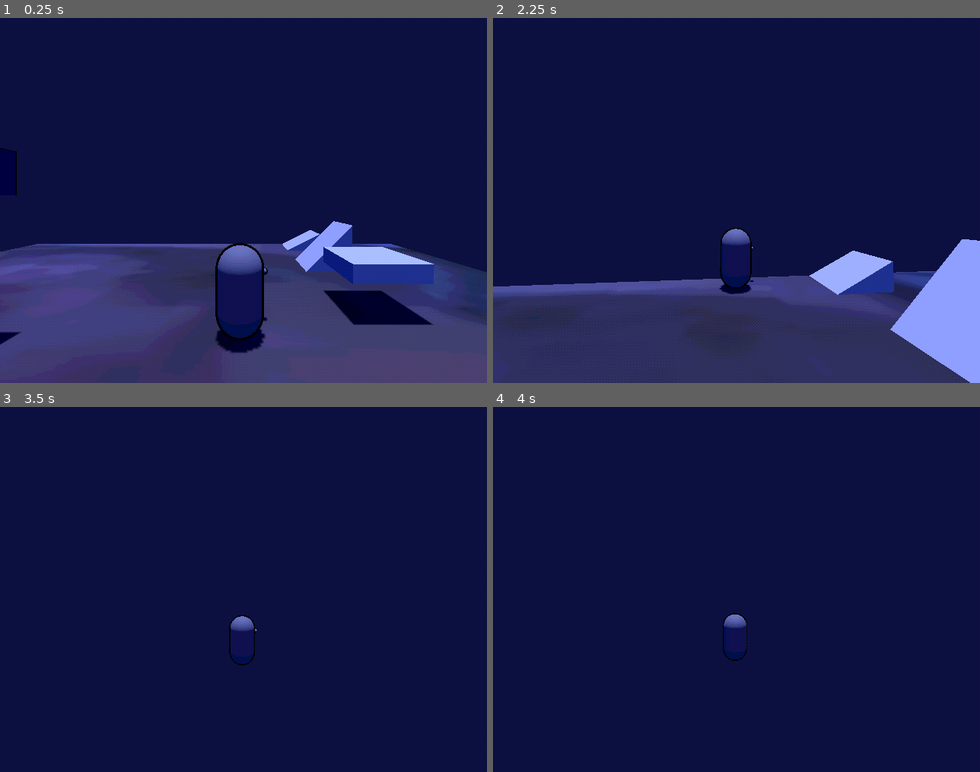
Above: before the commit, frames 1-4 (two rows, left to right).
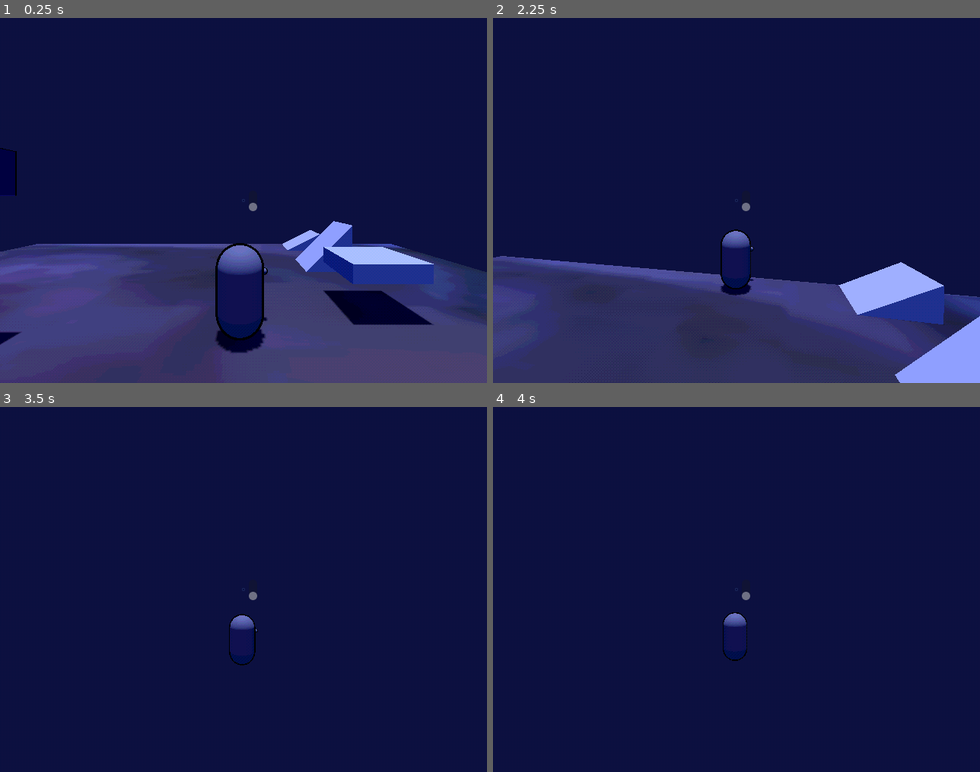
Above: after the commit, the same moments.

Repository: EwamEwam/Yr12GodotEwanOllie
Game: Godot game, scene res://Scenes/Level/World.tscn
The game is run twice, just before and just after one commit, with the same random seed, the same clock (stepped at 60 frames per second) and the same inputs.
Inputs (mouse positions are in pixels of both pictures, inside the frame that each line leads up to):
- Up to frame 1 (0.25 s): no input
- Up to frame 2 (2.25 s): move the mouse to (760, 200) at 0.52 s; hold Alt (Alt) 0.53-1.28 s; hold W (Up) from 0.53 s (still down); tap E (E) at 0.8, 1.35 s; move the mouse to (712, 200) at 1.27 s; click (712, 200) at 1.55 s; move the mouse to (746, 193) at 2.02 s; press the mouse at (746, 193) at 2.03 s
- Up to frame 3 (3.5 s): keep holding W (Up); tap Alt (Alt) at 2.3, 2.85 s; move the mouse to (238, 596) at 2.77 s; release the mouse at (238, 596) at 2.78 s; tap E (E) at 3.05 s
- Up to frame 4 (4 s): keep holding W (Up); move the mouse to (775, 593) at 3.52 s; hold E (E) from 3.53 s (still down); click (775, 593) at 3.8 s

The runs differ from the first frame. In frame 1, less than 0.1% of the frame differs, in the area x 49-53%, y 49-53%; in frame 2, 12%, in the area x 0-100%, y 49-100%; in frame 3, 0.1%; in frame 4, less than 0.1%.

Commit message:
Improved the throwing mechanics

Diff:
--- a/dumb-things-in-deep-water/Scenes/Characters/enemy.tscn
+++ b/dumb-things-in-deep-water/Scenes/Characters/enemy.tscn
@@ -1,6 +1,6 @@
 [gd_scene load_steps=5 format=3 uid="uid://4elvwkl063ne"]
 
-[ext_resource type="Script" path="res://Scenes/Characters/enemy.gd" id="1_lsx3x"]
+[ext_resource type="Script" uid="uid://0nmnl5dxtpwx" path="res://Scripts/Characters/enemy.gd" id="1_lsx3x"]
 
 [sub_resource type="StandardMaterial3D" id="StandardMaterial3D_j51ow"]
 albedo_color = Color(1, 0.227451, 0, 1)
--- a/dumb-things-in-deep-water/Scenes/Characters/player.tscn
+++ b/dumb-things-in-deep-water/Scenes/Characters/player.tscn
@@ -49,7 +49,9 @@
 height = 0.5
 
 [node name="Player" type="CharacterBody3D" groups=["Player"]]
-visible = false
+slide_on_ceiling = false
+platform_on_leave = 2
+platform_floor_layers = 4294967040
 script = ExtResource("1_3etf2")
 
 [node name="Collision" type="CollisionShape3D" parent="."]
--- a/dumb-things-in-deep-water/Scenes/Level/World.tscn
+++ b/dumb-things-in-deep-water/Scenes/Level/World.tscn
@@ -1,10 +1,11 @@
-[gd_scene load_steps=22 format=4 uid="uid://dobik07wuoko6"]
+[gd_scene load_steps=23 format=4 uid="uid://dobik07wuoko6"]
 
 [ext_resource type="Material" uid="uid://dlmex6cutmye0" path="res://Scripts/World/World_Material.tres" id="1_w7klp"]
 [ext_resource type="Texture2D" uid="uid://blqfqlxdrwusi" path="res://Assets/Textures/Joesph_Mcfarland.jpg" id="2_37drw"]
 [ext_resource type="PackedScene" uid="uid://c4wqxs7funv7h" path="res://Scenes/Characters/player.tscn" id="3_rdphb"]
 [ext_resource type="PackedScene" uid="uid://culqao60nt1mv" path="res://Scenes/Props/Placeholder(1).tscn" id="4_37drw"]
-[ext_resource type="Script" uid="uid://bkmwodo6s0oum" path="res://Scenes/Level/World.gd" id="6_va6n7"]
+[ext_resource type="PackedScene" uid="uid://baocn3lc445ff" path="res://Scenes/Misc/hud.tscn" id="6_nbqfg"]
+[ext_resource type="Script" uid="uid://bkmwodo6s0oum" path="res://Scripts/World/World.gd" id="6_va6n7"]
 
 [sub_resource type="NavigationMesh" id="NavigationMesh_rdphb"]
 vertices = PackedVector3Array(-12, -0.757901, -12, -12, -0.757901, 12, 12, -0.757901, 12, 12, -0.757901, -12)
@@ -140,7 +141,7 @@
 [sub_resource type="ConcavePolygonShape3D" id="ConcavePolygonShape3D_va6n7"]
 data = PackedVector3Array(-1, -1, -1, 1, -1, 1, 1, -1, -1, -1, -1, -1, -1, -1, 1, 1, -1, 1, 1, -1, -1, 1, 1, 1, 1, 1, -1, 1, -1, -1, 1, -1, 1, 1, 1, 1, -1, -1, 1, 1, 1, -1, 1, 1, 1, -1, -1, 1, -1, -1, -1, 1, 1, -1, 1, 1, 1, 1, -1, 1, -1, -1, 1, 1, -1, -1, 1, 1, -1, -1, -1, -1)
 
-[node name="Test" type="Node"]
+[node name="Main" type="Node"]
 
 [node name="SubViewportContainer" type="SubViewportContainer" parent="."]
 offset_right = 640.0
@@ -214,9 +215,25 @@
 
 [node name="Player" parent="SubViewportContainer/SubViewport" instance=ExtResource("3_rdphb")]
 transform = Transform3D(1, 0, 0, 0, 1, 0, 0, 0, 1, 2, 1, -2)
-visible = true
 
 [node name="Props" type="Node3D" parent="SubViewportContainer/SubViewport"]
 
 [node name="Box_Prop" parent="SubViewportContainer/SubViewport/Props" instance=ExtResource("4_37drw")]
 transform = Transform3D(1, 0, 0, 0, 1, 0, 0, 0, 1, -3.64156, 4.11621, -0.974679)
+
+[node name="Box_Prop2" parent="SubViewportContainer/SubViewport/Props" instance=ExtResource("4_37drw")]
+transform = Transform3D(1, 0, 0, 0, 1, 0, 0, 0, 1, -3.64156, 4.11621, 0.585712)
+
+[node name="Box_Prop3" parent="SubViewportContainer/SubViewport/Props" instance=ExtResource("4_37drw")]
+transform = Transform3D(1, 0, 0, 0, 1, 0, 0, 0, 1, -3.64156, 4.11621, 2.20336)
+
+[node name="Box_Prop4" parent="SubViewportContainer/SubViewport/Props" instance=ExtResource("4_37drw")]
+transform = Transform3D(1, 0, 0, 0, 1, 0, 0, 0, 1, -3.64156, 5.39029, 1.25854)
+
+[node name="Box_Prop5" parent="SubViewportContainer/SubViewport/Props" instance=ExtResource("4_37drw")]
+transform = Transform3D(1, 0, 0, 0, 1, 0, 0, 0, 1, -3.64156, 5.46187, -0.273219)
+
+[node name="Box_Prop6" parent="SubViewportContainer/SubViewport/Props" instance=ExtResource("4_37drw")]
+transform = Transform3D(1, 0, 0, 0, 1, 0, 0, 0, 1, -3.64156, 6.99363, 0.528449)
+
+[node name="HUD" parent="." instance=ExtResource("6_nbqfg")]
--- a/dumb-things-in-deep-water/Scenes/Misc/hud.tscn
+++ b/dumb-things-in-deep-water/Scenes/Misc/hud.tscn
@@ -1,3 +1,21 @@
-[gd_scene format=3 uid="uid://baocn3lc445ff"]
+[gd_scene load_steps=3 format=3 uid="uid://baocn3lc445ff"]
+
+[ext_resource type="Script" uid="uid://noefglp8kk2" path="res://Scripts/Other/HUD.gd" id="1_7lq3g"]
+[ext_resource type="Texture2D" uid="uid://dedhoyvicgme3" path="res://Assets/Sprites/Reticule.png" id="1_8leah"]
 
 [node name="HUD" type="Node2D"]
+script = ExtResource("1_7lq3g")
+
+[node name="Throw_Bar" type="ProgressBar" parent="."]
+offset_left = 327.0
+offset_top = 227.0
+offset_right = 338.0
+offset_bottom = 254.0
+max_value = 7.0
+value = 2.0
+fill_mode = 3
+show_percentage = false
+
+[node name="Reticule" type="Sprite2D" parent="."]
+position = Vector2(320, 240)
+texture = ExtResource("1_8leah")
--- a/dumb-things-in-deep-water/Scenes/Props/Placeholder(1).tscn
+++ b/dumb-things-in-deep-water/Scenes/Props/Placeholder(1).tscn
@@ -5,6 +5,7 @@
 [ext_resource type="ArrayMesh" uid="uid://bv6eohy1lbs1e" path="res://Assets/Props_Models_And_Collisions/1_Placeholder_Outline.tres" id="3_l3b44"]
 
 [sub_resource type="StandardMaterial3D" id="StandardMaterial3D_5sy10"]
+resource_local_to_scene = true
 blend_mode = 4
 shading_mode = 0
 albedo_color = Color(0, 0, 0, 1)
--- a/dumb-things-in-deep-water/Scripts/Characters/player.gd
+++ b/dumb-things-in-deep-water/Scripts/Characters/player.gd
@@ -19,7 +19,9 @@
 var camera_bob :Vector2 = Vector2.ZERO
 var head_bob_timer :float = 0.0
 
-enum movement_states {NORMAL,AIMING}
+var throw_power :float = 1.0
+
+enum movement_states {NORMAL,AIMING,THROWING}
 var movement_state :movement_states = movement_states.NORMAL
 
 @onready var camera_yaw :Node3D = $Camera_Pivot/Yaw
@@ -30,12 +32,19 @@
 @onready var item_detection :Area3D = $Mesh/Item_Detection
 @onready var hand :Marker3D = $Mesh/Hand
 @onready var mesh :MeshInstance3D = $Mesh
+@onready var ground_check :ShapeCast3D = $Ground_Check
 
 #The physics process function which essentially runs every frame. Handles most of the player's essential logic
 func _physics_process(delta: float) -> void:
 	set_speed()
+
+	if ground_check.is_colliding():
+		var collider
+		collider = ground_check.get_collider(0)
+		if collider is RigidBody3D:
+			collider.linear_velocity = Vector3.ZERO
+
 	var current_direction_held :Vector2
-
 	if Playerstats.current_state == Playerstats.game_states.PLAYING and Playerstats.current_camera == Playerstats.camera_states.THIRD:
 		var camera_offset :Basis = set_camera()
 		current_direction_held = Input.get_vector("Left","Right","Up","Down").normalized()
@@ -68,7 +77,7 @@
 	true_velocity = (global_position - position_last_frame) * 60
 
 	set_camera_bob(delta)
-	set_movement_mode()
+	set_movement_mode(delta)
 
 	Playerstats.object_detected = item_check()
 
@@ -79,19 +88,18 @@
 		pitch += -event.relative.y * Playerstats.sensitivity * Playerstats.screen_factor
 		pitch = clamp(pitch, -60,65)
 
-	if event.is_action("Escape"):
+	if event.is_action_pressed("Escape"):
 		get_tree().quit()
 
-	if event.is_action("E"):
+	if event.is_action_pressed("E"):
 		pass
 
-	if event.is_action("Left_Click"):
+	if event.is_action_pressed("Left_Click"):
 		if Playerstats.object_detected != null:
 			if Playerstats.object_detected.get_parent().grabbable:
 				Playerstats.object_held = Playerstats.object_detected
 				Playerstats.object_detected.get_parent().hold()
-		elif Playerstats.object_held != null and movement_state == movement_states.AIMING:
-			Playerstats.object_held.get_parent().throw(5)
+
 
 
 	if event.is_action_pressed("Right_Click"):
@@ -112,7 +120,6 @@
 	else:
 		Playerstats.object_held.get_parent().hold()
 	return closest_object
-
 
 func set_camera_bob(delta :float) -> void:
 	if Playerstats.head_bobbing:
@@ -162,11 +169,27 @@
 	camera_offset = camera_yaw.transform.basis
 	return camera_offset
 
-func set_movement_mode() -> void:
+func set_movement_mode(delta :float) -> void:
 	if Input.is_action_pressed("Alt"):
-		movement_state = movement_states.AIMING
+		if Playerstats.object_held != null and Input.is_action_just_pressed("Left_Click"):
+			throw_process(delta)
+		elif throw_power > 1:
+			throw_process(delta)
+		else:
+			movement_state = movement_states.AIMING
 	else:
 		movement_state = movement_states.NORMAL
+
+func throw_process(delta :float) -> void:
+	if Input.is_action_pressed("Left_Click"):
+		movement_state = movement_states.THROWING
+		throw_power = clamp(throw_power + delta * 2,1,6)
+		print(throw_power)
+	elif throw_power > 1:
+		print("Throw")
+		Playerstats.object_held.get_parent().throw(throw_power)
+		movement_state = movement_states.AIMING
+		throw_power = 1
 
 func push_rigid_body() -> void:
 	var col := get_last_slide_collision()
--- /dev/null
+++ b/dumb-things-in-deep-water/Scripts/Other/HUD.gd
@@ -0,0 +1,10 @@
+extends Node2D
+
+@onready var reticle :Sprite2D = $Reticule
+@onready var throw_bar :ProgressBar = $Throw_Bar
+@onready var player :CharacterBody3D = get_node('/root/Main/SubViewportContainer/SubViewport/Player')
+
+func _process(_delta: float) -> void:
+	reticle.modulate.a = 0.2
+	if player.movement_state != player.movement_states.NORMAL:
+		reticle.modulate.a = 1
--- a/dumb-things-in-deep-water/project.godot
+++ b/dumb-things-in-deep-water/project.godot
@@ -23,7 +23,6 @@
 
 window/size/viewport_width=640
 window/size/viewport_height=480
-window/size/mode=2
 window/stretch/mode="viewport"
 
 [global_group]
Binary file added: dumb-things-in-deep-water/Assets/Sprites/Reticule.png
Not shown, added: dumb-things-in-deep-water/Assets/Sprites/Reticule.png.import
Renamed: dumb-things-in-deep-water/Scenes/Characters/enemy.gd -> dumb-things-in-deep-water/Scripts/Characters/enemy.gd
Renamed: dumb-things-in-deep-water/Scenes/Characters/enemy.gd.uid -> dumb-things-in-deep-water/Scripts/Characters/enemy.gd.uid
Not shown, added: dumb-things-in-deep-water/Scripts/Other/HUD.gd.uid
Renamed: dumb-things-in-deep-water/Scenes/Level/World.gd -> dumb-things-in-deep-water/Scripts/World/World.gd
Renamed: dumb-things-in-deep-water/Scenes/Level/World.gd.uid -> dumb-things-in-deep-water/Scripts/World/World.gd.uid
Renamed: dumb-things-in-deep-water/Scenes/Characters/navigation_agent_3d.gd -> dumb-things-in-deep-water/Scripts/World/navigation_agent_3d.gd
Renamed: dumb-things-in-deep-water/Scenes/Characters/navigation_agent_3d.gd.uid -> dumb-things-in-deep-water/Scripts/World/navigation_agent_3d.gd.uid
